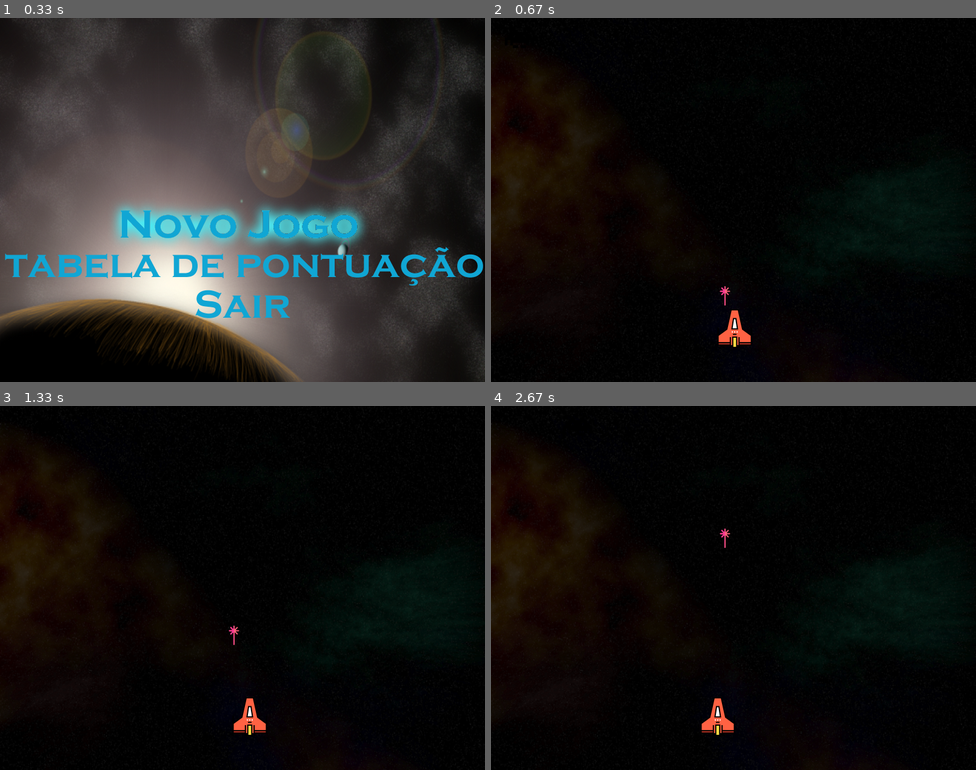
Above: before the commit, frames 1-4 (two rows, left to right).
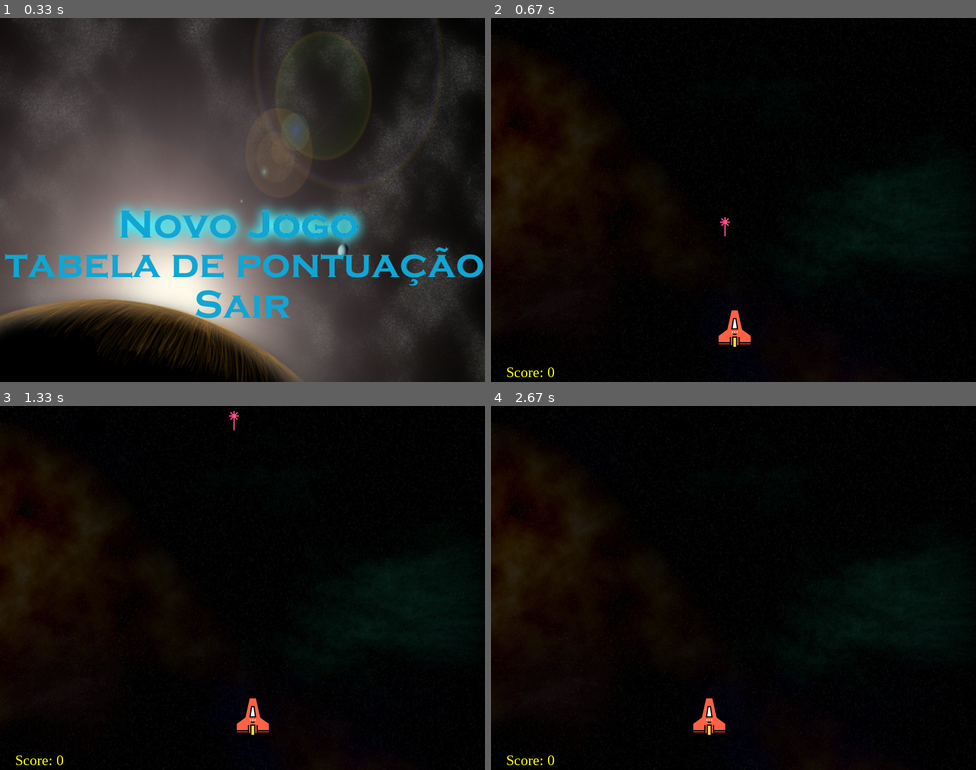
Above: after the commit, the same moments.

Repository: Kyuruko/Space-Invader
Game: pygame game, started from main.py
Same seed, same stepped clock (60 frames per second), same inputs: the game is played once before the commit and once after it.
Inputs:
- Up to frame 1 (0.33 s): no input
- Up to frame 2 (0.67 s): tap Space at 0.33 s
- Up to frame 3 (1.33 s): hold Right from 1.17 s (still down)
- Up to frame 4 (2.67 s): release Right at 1.63 s; hold Left 1.67-2.2 s; hold Left 2.23-2.63 s

Frame 1 is identical in both runs. In frame 2, 0.2% of the frame differs, in the area x 3-50%, y 54-99%; in frame 3, 0.4%; in frame 4, 0.6%, in the area x 3-51%, y 33-99%.

Commit message:
Add files via upload

Diff:
--- a/bullet.py
+++ b/bullet.py
@@ -9,7 +9,7 @@
         self.b_IMG = pygame.image.load('imgs/laser2.png')
         self.W, self.H = self.b_IMG.get_size()
 
-        self.velocity = -2
+        self.velocity = -8
 
     def update(self, keys):
         # returns false if must be destroyed
--- /dev/null
+++ b/cores.py
@@ -0,0 +1,14 @@
+#cores
+
+RED = (150, 0, 0)
+LRED = (255, 0, 0)
+GREEN = (0, 150, 0)
+LGREEN = (0, 255, 0)
+BLUE = (0, 0, 150)
+LBLUE = (0, 0, 255)
+WHITE = (255, 255, 255)
+BLACK = (0, 0, 0)
+PURPLE = (150, 0, 150)
+LPURPLE = (255, 0, 255)
+YELLOW = (255,255,0)
+COLORS = [RED, LRED, GREEN, LGREEN, BLUE, LBLUE, WHITE, PURPLE, LPURPLE,YELLOW]
--- a/enemy.py
+++ b/enemy.py
@@ -6,7 +6,7 @@
         self.e_X = X
         self.e_Y = Y
 
-        self.velocidade = 0.8
+        self.velocidade = 2
         self.direcao = 1
 
         self.e_IMG = pygame.image.load('imgs/enemy.png')
--- a/game.py
+++ b/game.py
@@ -2,7 +2,7 @@
 from player import Player
 from enemy import Enemy
 from bullet import Bullet
-
+from hud import HUD
 
 
 class Game:
@@ -16,6 +16,7 @@
         # game objects
         self.player = Player()
         self.enemy = Enemy()
+        self.hud = HUD()
     def fire(self):
         if self.bullet_cd_timer <= 0:
             self.bullets.append(Bullet(self.player.p_X))
@@ -27,7 +28,7 @@
         return False
 
     def collision_bullet(self, bullet):
-        if bullet.b_X < self.enemy.e_X + 64 and bullet.b_X + 64 > self.enemy.e_X and bullet.b_Y < self.enemy.e_Y + 64 and bullet.b_Y + 64 > self.enemy.e_Y:
+        if bullet.b_X < self.enemy.e_X + 48 and bullet.b_X + 48 > self.enemy.e_X and bullet.b_Y < self.enemy.e_Y + 64 and bullet.b_Y + 64 > self.enemy.e_Y:
             return True
         return False
 
@@ -46,13 +47,16 @@
             if self.collision_bullet(bullet):
                 self.enemy = Enemy()
                 self.bullets.remove(bullet)
-
-
+                self.hud.add_score()
+        if self.collision_pve():
+            return 'game-over'
+        self.hud.update(keys)
 
         if self.enemy:
             self.enemy.update(keys)
     def draw(self, screen):
         screen.blit(self.bg, (0, 0))
+        self.hud.draw(screen)
 
         for bullet in self.bullets:
             bullet.draw(screen)
--- /dev/null
+++ b/game_over.py
@@ -0,0 +1,10 @@
+import pygame
+
+class Game_Over:
+    def __init__(self):
+        self.bg = pygame.image.load('imgs/game-over.png').convert_alpha()
+    def update(self, keys):
+        if keys[pygame.K_SPACE]:
+            return "title"
+    def draw(self,screen):
+        screen.blit(self.bg, (0, 0))
--- /dev/null
+++ b/hud.py
@@ -0,0 +1,16 @@
+import pygame
+from cores import YELLOW
+
+class HUD:
+    def __init__(self):
+        self.score = 0
+        self.vida_player = 2
+        self.font = pygame.font.Font("fonts/times.ttf", 24)
+        self.text = self.font.render("Score: ", True, YELLOW)
+
+    def draw(self, screen):
+        screen.blit(self.text, (25, 570))
+    def update(self, keys):
+        self.text = self.font.render("Score: "+str(self.score), True, YELLOW)
+    def add_score(self, score = 100):
+        self.score += score
--- a/main.py
+++ b/main.py
@@ -1,21 +1,13 @@
 import pygame
 from title import Title
 from game import Game
+from game_over import Game_Over
+from cores import BLACK
 import os
-#colors
 
-RED = (150, 0, 0)
-LRED = (255, 0, 0)
-GREEN = (0, 150, 0)
-LGREEN = (0, 255, 0)
-BLUE = (0, 0, 150)
-LBLUE = (0, 0, 255)
-WHITE = (255, 255, 255)
-BLACK = (0, 0, 0)
-PURPLE = (150, 0, 150)
-LPURPLE = (255, 0, 255)
-COLORS = [RED, LRED, GREEN, LGREEN, BLUE, LBLUE, WHITE, PURPLE, LPURPLE]
-#display config
+
+pygame.init()
+#configuraçao da tela
 size = 800,600
 screen = pygame.display.set_mode(size)
 pygame.display.set_caption("Space Invader")
@@ -24,10 +16,11 @@
 pygame.display.set_icon(icon)
 
 
-# scenes must be registered here before being used
+# cenas devem ser registradas aqui antes de serem usadas
 scenes = {
     'title': Title,
-    'game': Game
+    'game': Game,
+    'game-over': Game_Over
 }
 nextscene = "title"
 
@@ -40,9 +33,9 @@
             run = False
             break
 
-    # allows for multiple screens (main menu, game, highscore screen, etc)
+    # permite várias telas (main menu, game, highscore screen, etc)
     if nextscene:
-        # allow for any screen to quit the game
+        # permite qualquer tela fecho o jogo
         if nextscene == "exit":
             run = False
             break
@@ -50,17 +43,17 @@
         scene = scenes[nextscene]()
         nextscene = False
 
-    # keys pressed, allows for multiple keys to be pressed at the same time.
+    # pressionar tecla, permite várias teclas serem apertadas simultaneamente
     keys = pygame.key.get_pressed()
 
-    # updates screen and their objects positions and other magical stuff
+    # atualiza a img em cada frame
     nextscene = scene.update(keys)
 
-    # clear the screen
+    # limpa tela
     screen.fill(BLACK)
 
-    # draws screen
+    # desenha tela (cria a img)
     scene.draw(screen)
 
-    # update everything
+    # atualiza todos os frames
     pygame.display.update()
--- a/player.py
+++ b/player.py
@@ -7,7 +7,7 @@
         self.p_X = 370
         self.p_Y = 480
 
-        self.velocidade = 1
+        self.velocidade = 1.5
 
         self.p_IMG = pygame.image.load('imgs/nave.png')
 
Not shown, changed: README.md
